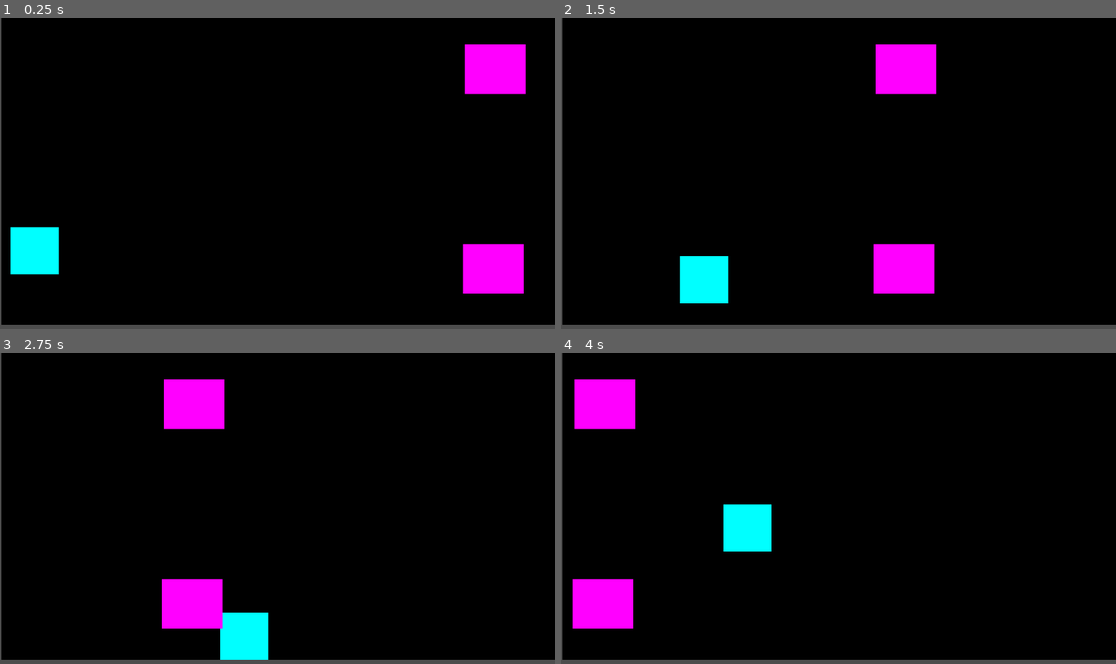
Above: before the commit, frames 1-4 (two rows, left to right).
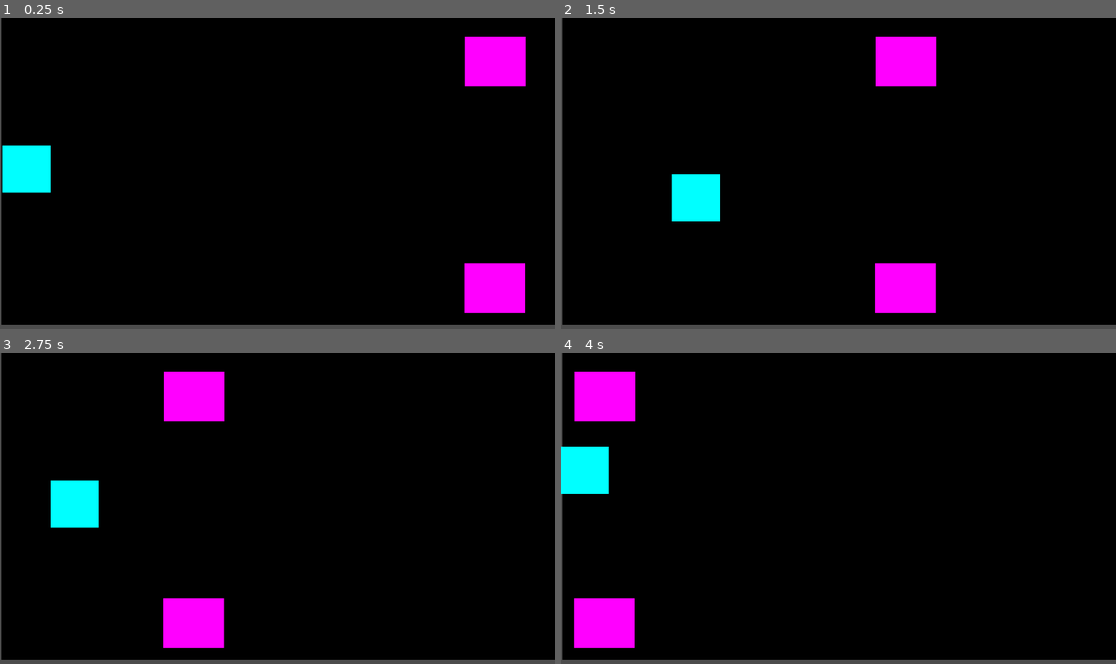
Above: after the commit, the same moments.

Repository: GitProjectAS/DOT-ESCAPE
Game: Godot game, scene res://Scenes/level.tscn
Same seed, same stepped clock (60 frames per second), same inputs: the game is played once before the commit and once after it.
Inputs:
- Up to frame 1 (0.25 s): no input
- Up to frame 2 (1.5 s): hold Right (ui_right) 0.53-1.28 s; hold Down (ui_down) from 1.28 s (still down)
- Up to frame 3 (2.75 s): release Down (ui_down) at 2.03 s; hold Right (ui_right) from 2.03 s (still down)
- Up to frame 4 (4 s): release Right (ui_right) at 2.78 s; hold Up (ui_up) 2.78-3.53 s; hold Left (ui_left) from 3.53 s (still down)

The runs differ from the first frame. In frame 1, 4.7% of the frame differs, in the area x 0-95%, y 6-95%; in frame 2, 4.7%; in frame 3, 4.6%; in frame 4, 4.7%.

Commit message:
Player and enemy collision

Diff:
--- a/dot-escape---godot-/Scenes/Enemy Horizontal.tscn
+++ b/dot-escape---godot-/Scenes/Enemy Horizontal.tscn
@@ -18,3 +18,5 @@
 [node name="CollisionShape2D" type="CollisionShape2D" parent="." unique_id=1049166916]
 position = Vector2(-1, 0)
 shape = SubResource("RectangleShape2D_cb60w")
+
+[connection signal="body_entered" from="." to="." method="_on_body_entered"]
--- a/dot-escape---godot-/Scenes/level.tscn
+++ b/dot-escape---godot-/Scenes/level.tscn
@@ -25,7 +25,7 @@
 color = Color(0, 0, 0, 1)
 
 [node name="CharacterBody2D" parent="." unique_id=1593322135 instance=ExtResource("1_tumq0")]
-position = Vector2(69, 487)
+position = Vector2(52, 317)
 
 [node name="StaticBody2D" type="StaticBody2D" parent="." unique_id=1408476891]
 position = Vector2(-57, 23)
@@ -56,7 +56,7 @@
 shape = SubResource("RectangleShape2D_81xng")
 
 [node name="Area2D" parent="." unique_id=1221250160 instance=ExtResource("2_k5f4k")]
-position = Vector2(1089, 108)
+position = Vector2(1089, 92)
 
 [node name="Area2D2" parent="." unique_id=1383911601 instance=ExtResource("2_k5f4k")]
-position = Vector2(1085, 523)
+position = Vector2(1088, 563)
--- a/dot-escape---godot-/scripts/enemy_horizontal.gd
+++ b/dot-escape---godot-/scripts/enemy_horizontal.gd
@@ -11,3 +11,8 @@
 # Called every frame. 'delta' is the elapsed time since the previous frame.
 func _process(delta: float) -> void:
 	position.x -= speed * delta
+
+
+func _on_body_entered(body: Node2D) -> void:
+	if body.name == "CharacterBody2D":
+		body.position = body.spawn_position
--- a/dot-escape---godot-/scripts/player.gd
+++ b/dot-escape---godot-/scripts/player.gd
@@ -2,10 +2,12 @@
 
 var speed = 300
 
+var spawn_position
+
 
 # Called when the node enters the scene tree for the first time.
 func _ready() -> void:
-	pass # Replace with function body.
+	spawn_position = position
 
 
 # Called every frame. 'delta' is the elapsed time since the previous frame.
